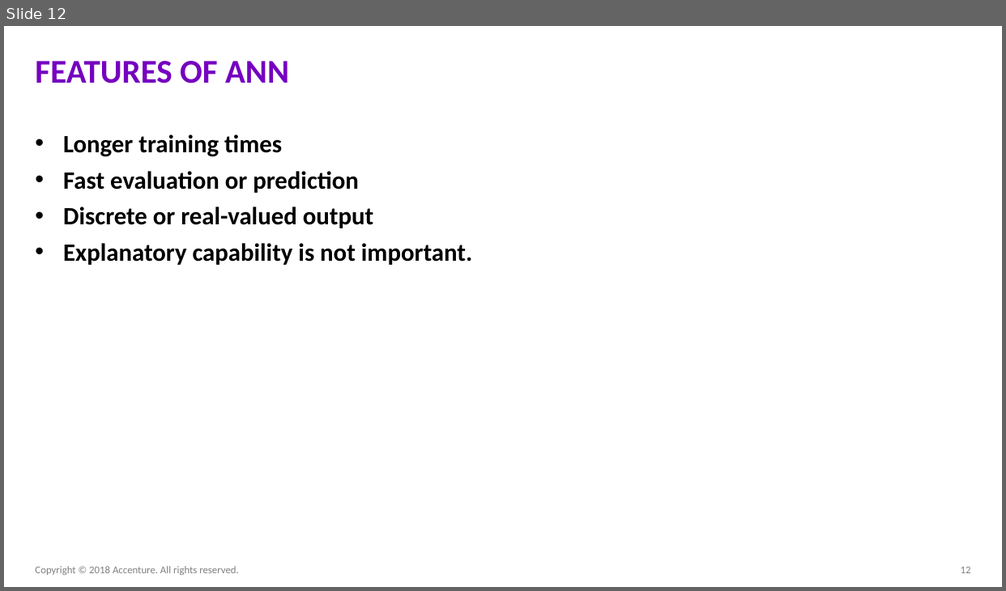
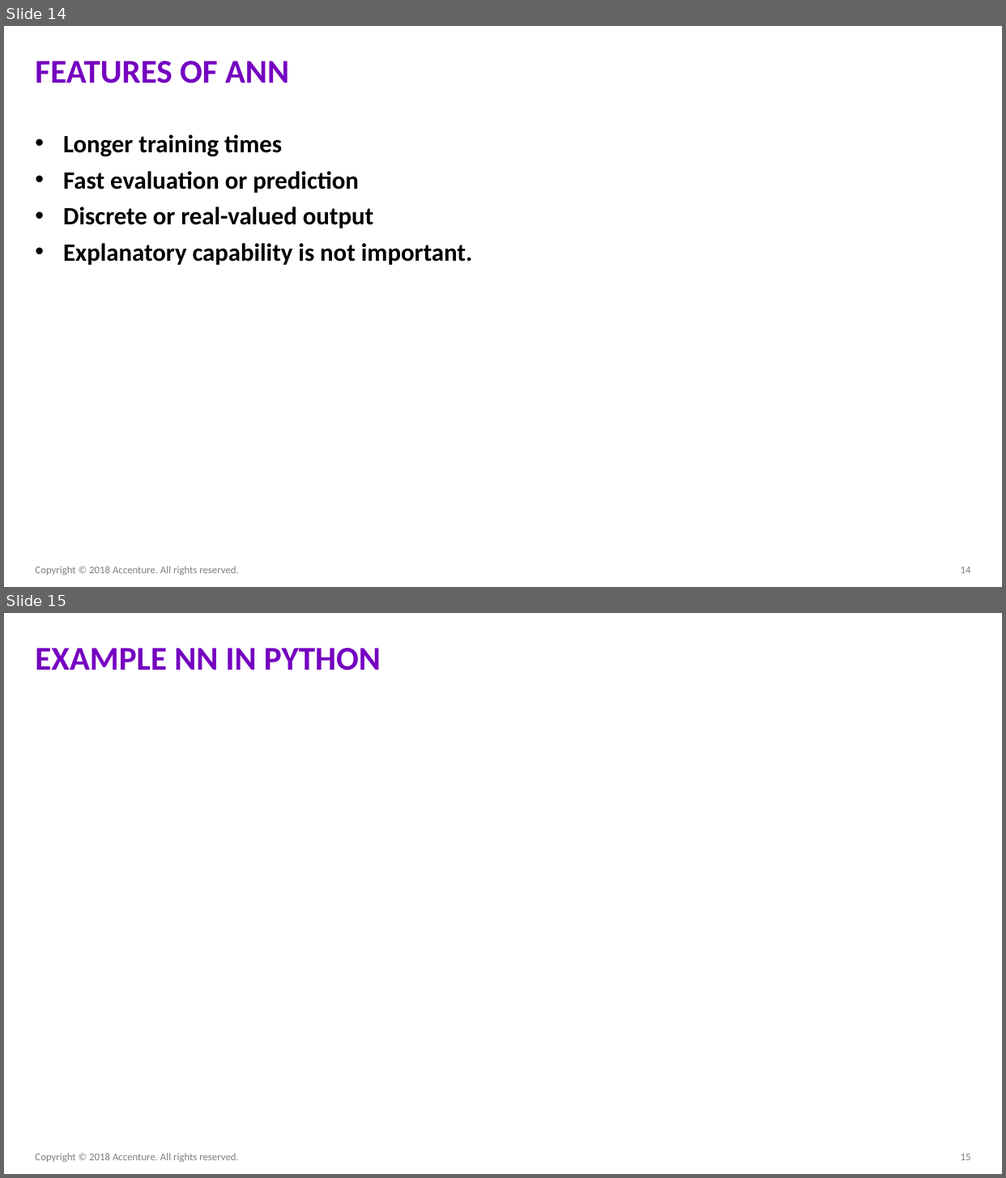
Before and after one commit to ameet123/na_la_nn, a slide deck: FY19 NA-LA.pptx. Shown one above the other, each under a label of ours: slide 12 before the commit, slides 14 and 15 after it. The pictures are 1006x591 and 1006x1178 pixels, drawn with LibreOffice and Linux fonts; fonts in the diff are those of the drawing. Boxes give left, top, right and bottom in pixels: in the first picture for what was removed or moved away, otherwise in the second. Text is boxed around its words. In the diff, an @@ line names an element or a change of style, - is before the commit and + after.

```diff
--- a/FY19 NA-LA.pptx
+++ b/FY19 NA-LA.pptx
@@ slide 15 added at <box>4,613,1002,1174</box>, background #FFFFFF @@
@@ title added at <box>35,648,381,671</box>, 32 pt, text #7500C0, bold @@
+EXAMPLE NN IN PYTHON
@@ text added at <box>35,1153,239,1162</box>, 10 pt, text #808080 @@
+Copyright © 2018 Accenture. All rights reserved.
@@ page number added at <box>961,1154,971,1161</box>, 10 pt, text #808080 @@
+15
@@ what was slide 12 is now slide 14 @@
@@ page number at <box>961,567,971,574</box>: text changed @@
-12
+14
```
Also in this commit, not shown: 6 slides changed, 3 other slides added, 2 other files.
